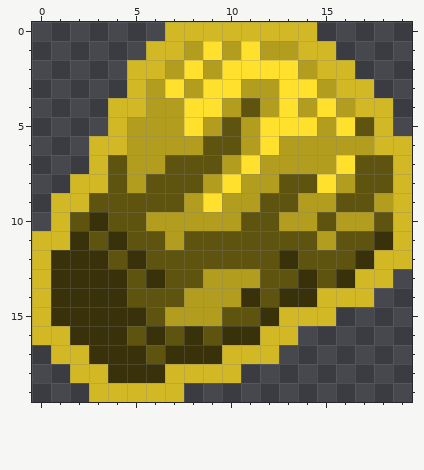
File history of a pixel-art sprite, Assets/Assets/Sprites/Gameplay/Obstacles/Asteroids/Asteroid2Y.png. Above is the file before it was changed.
The file is 20x20 pixels.
And afterwards:
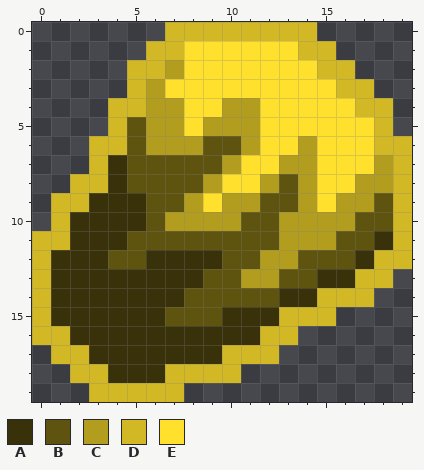
Palette (. is transparent): A #383109  B #5f5310  C #b29d1f  D #d1b824  E #ffe12d
Message: Asteroid asset update because Alex is a crab
Change:
{"y":1,"x":8,"old":"C","new":"E"}
{"y":1,"x":10,"old":"C","new":"E"}
{"y":1,"x":12,"old":"CC","new":"EE"}
{"y":2,"x":9,"old":"C","new":"E"}
{"y":2,"x":14,"old":"C","new":"E"}
{"y":3,"x":8,"old":"C","new":"E"}
{"y":3,"x":11,"old":"CC","new":"EE"}
{"y":3,"x":15,"old":"C","new":"E"}
{"y":4,"x":11,"old":"BC","new":"CE"}
{"y":4,"x":14,"old":"C","new":"E"}
{"y":4,"x":16,"old":"C","new":"E"}
{"y":5,"x":5,"old":"C","new":"B"}
{"y":5,"x":10,"old":"B","new":"C"}
{"y":5,"x":15,"old":"C","new":"E"}
{"y":5,"x":17,"old":"B","new":"E"}
{"y":6,"x":5,"old":"C","new":"B"}
{"y":6,"x":13,"old":"C","new":"E"}
{"y":6,"x":15,"old":"CCC","new":"EEE"}
{"y":7,"x":4,"old":"BCC","new":"ABB"}
{"y":7,"x":12,"old":"C","new":"E"}
{"y":7,"x":15,"old":"C","new":"E"}
{"y":7,"x":17,"old":"BB","new":"EC"}
{"y":8,"x":4,"old":"BC","new":"AB"}
{"y":8,"x":11,"old":"C","new":"E"}
{"y":8,"x":14,"old":"B","new":"C"}
{"y":8,"x":16,"old":"CBB","new":"ECC"}
{"y":9,"x":3,"old":"BBB","new":"AAA"}
{"y":9,"x":15,"old":"CBBC","new":"ECCB"}
{"y":10,"x":2,"old":"B","new":"A"}
{"y":10,"x":4,"old":"BBC","new":"AAB"}
{"y":10,"x":15,"old":"B","new":"C"}
{"y":10,"x":17,"old":"C","new":"B"}
{"y":11,"x":3,"old":"B","new":"A"}
{"y":11,"x":7,"old":"C","new":"B"}
{"y":11,"x":13,"old":"BB","new":"CC"}
{"y":12,"x":5,"old":"ABBBB","new":"BAAAA"}
{"y":12,"x":12,"old":"BA","new":"CC"}
{"y":13,"x":5,"old":"B","new":"A"}
{"y":13,"x":7,"old":"BBCC","new":"AABB"}
{"y":13,"x":12,"old":"B","new":"C"}
{"y":13,"x":14,"old":"AB","new":"BA"}
{"y":14,"x":5,"old":"BBBCCCA","new":"AAABBBB"}
{"y":15,"x":6,"old":"BCCCBB","new":"ABBBAA"}
{"y":16,"x":5,"old":"B","new":"A"}
{"y":16,"x":7,"old":"B","new":"A"}
{"y":16,"x":9,"old":"B","new":"A"}
{"y":17,"x":6,"old":"B","new":"A"}
